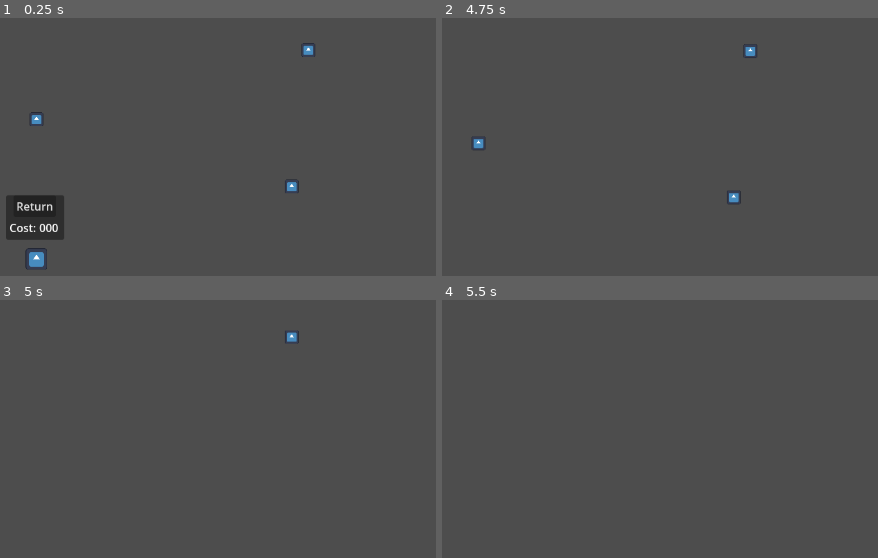
Above: before the commit, frames 1-4 (two rows, left to right).
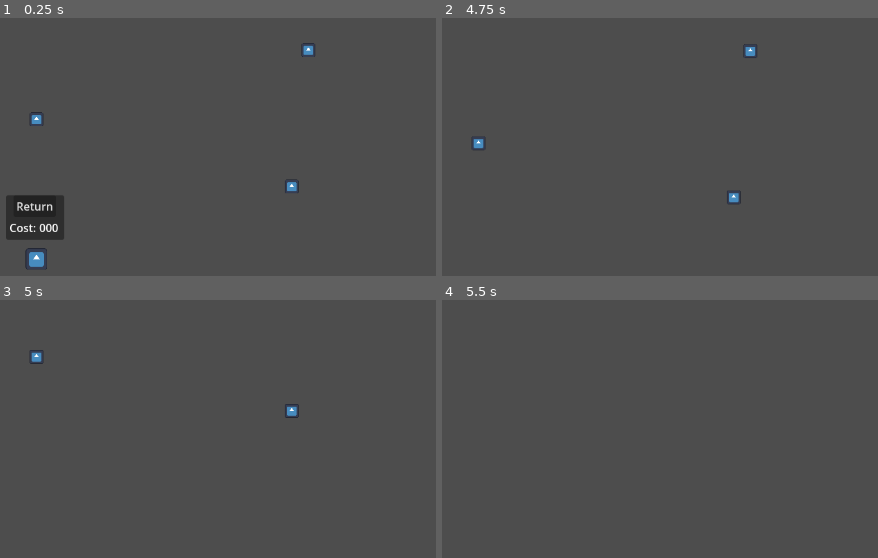
Above: after the commit, the same moments.

Repository: lplinna/Upcharge
Game: Godot game, scene res://Scenes/main_scene.tscn
Same seed, same stepped clock (60 frames per second), same inputs: the game is played once before the commit and once after it. The engine's default icon, where the game draws it, is replaced by a stand-in: a white triangle on a blue panel in a dark square.
Inputs:
- Up to frame 1 (0.25 s): no input
- Up to frame 2 (4.75 s): tap Enter at 0.5 s; hold D (move_right) 0.53-2.03 s; tap W (move_up) at 0.77, 1.52, 3.02, 3.77, 4.52 s; hold A (move_left) 2.03-2.78 s; hold D (move_right) 2.78-4.28 s; tap Space at 4.25 s; hold A (move_left) from 4.28 s (still down)
- Up to frame 3 (5 s): keep holding A (move_left)
- Up to frame 4 (5.5 s): release A (move_left) at 5.03 s; hold D (move_right) from 5.03 s (still down)

Frames 1-2 are identical in both runs. In frame 3, 0.4% of the frame differs, in the area x 6-69%, y 12-46%; in frame 4, nothing differs.

Commit message:
Modified Jump King Style

Diff:
--- a/Scripts/Camera.gd
+++ b/Scripts/Camera.gd
@@ -3,24 +3,9 @@
 ## Reference to player.
 @export var player_ref: Player
 
-## Enum for camera behavior.
-enum camera_mode {
-	JUMP_KING,
-	SIMPLE,
-	X_LOCKED
-}
-
-## Chosen camera behavior.
-@export var current_mode: camera_mode
-
 func _process(delta):
-	match current_mode:
-		camera_mode.JUMP_KING:
-			var top_screen = self.position.y - (0.5 * get_viewport_rect().size.y)
-			var bottom_screen =  self.position.y + (0.5 * get_viewport_rect().size.y)
-			if player_ref.position.y < top_screen or player_ref.position.y > bottom_screen:
-				position.y = player_ref.position.y
-		camera_mode.SIMPLE:
-			position = player_ref.position
-		camera_mode.X_LOCKED:
-			position.y = player_ref.position.y
+	var half_screen = (0.5 * get_viewport_rect().size.y)
+	var top_screen = self.position.y - half_screen
+	var bottom_screen =  self.position.y + half_screen
+	if player_ref.position.y < top_screen or player_ref.position.y > bottom_screen:
+		position.y = player_ref.position.y - (half_screen * 0.7)
